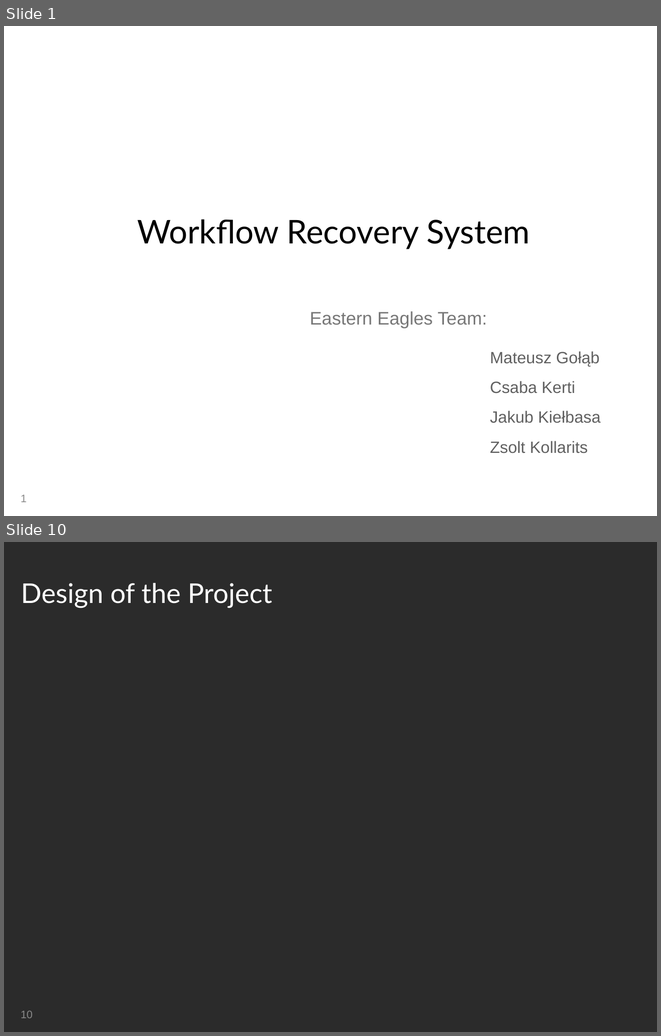
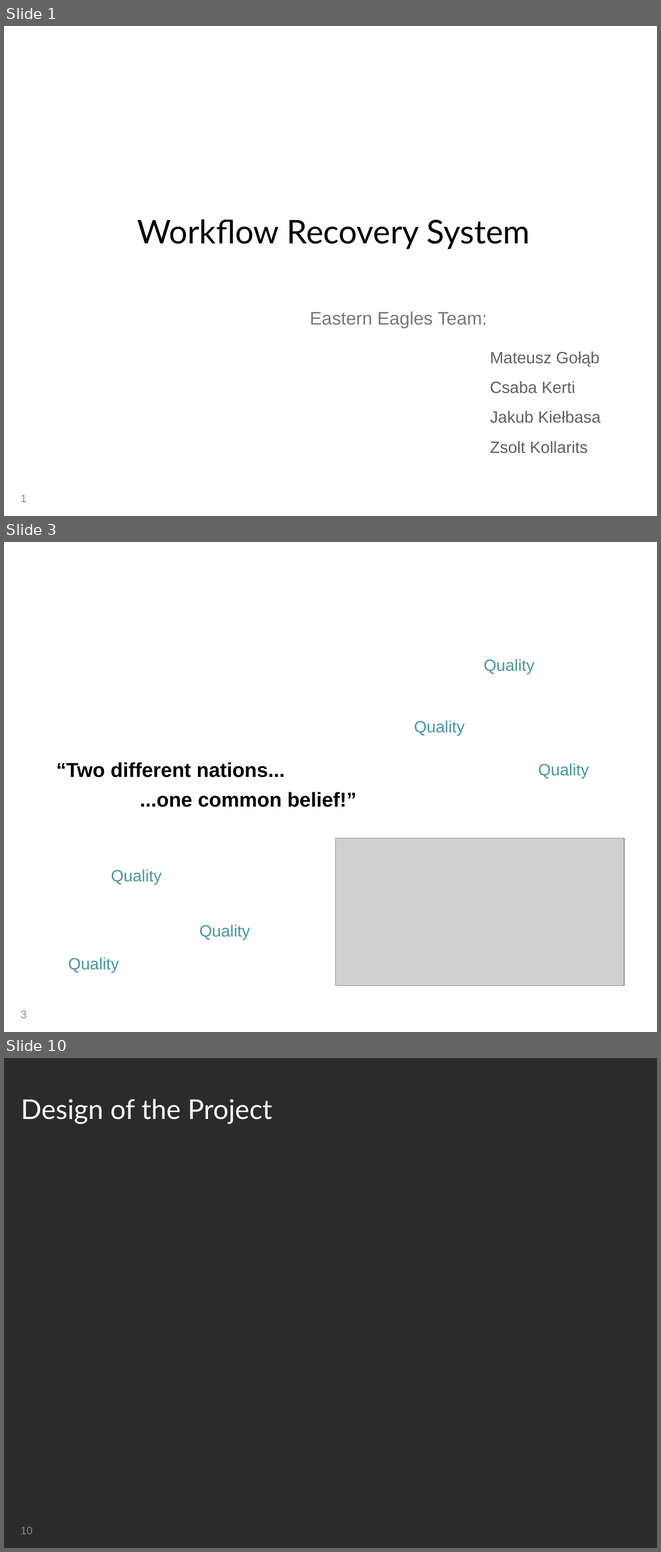
Before and after one commit to MissNanLankwtosh/mateuszgolabc, a slide deck: Presentation/Group Presentation - Kuba.ppt. Shown one above the other, each under a label of ours: slides 1 and 10 before the commit, slides 1, 3 and 10 after it; the slides between them are not shown. The pictures are 661x1036 and 661x1552 pixels, drawn with LibreOffice and Linux fonts; fonts in the diff are those of the drawing; grey boxes stand for pictures; background and template pictures are left out; a plain dark background stands for a picture behind light text. Boxes give left, top, right and bottom in pixels: in the first picture for what was removed or moved away, otherwise in the second. Text is boxed around its words. In the diff, an @@ line names an element or a change of style, - is before the commit and + after.

Commit message:
1. Presentation - part with requirements and managements.

```diff
--- a/Presentation/Group Presentation - Kuba.ppt
+++ b/Presentation/Group Presentation - Kuba.ppt
@@ slide 3 added at box(4, 542, 657, 1032), background picture (left out) @@
@@ title added at box(15, 551, 315, 633), 30 pt, text #FFFFFF @@
+Team Management
@@ text added at box(484, 659, 535, 673), 18 pt, text #4597A0 @@
+Quality
@@ text added at box(414, 720, 465, 735), 18 pt, text #4597A0 @@
+Quality
@@ text added at box(56, 762, 357, 807), 22.2 pt, text #000000, bold @@
+“Two different nations...
+...one common belief!”
@@ text added at box(538, 763, 589, 778), 18 pt, text #4597A0 @@
+Quality
@@ picture added at box(336, 838, 624, 986) @@
@@ text added at box(111, 869, 162, 884), 18 pt, text #4597A0 @@
+Quality
@@ text added at box(200, 924, 250, 940), 18 pt, text #4597A0 @@
+Quality
@@ text added at box(68, 957, 119, 972), 18 pt, text #4597A0 @@
+Quality
@@ page number added at box(20, 1011, 26, 1018), 12 pt, text #898989 @@
+3
```
Also in this commit, not shown: 4 slides changed, 3 other slides added, 4 slides removed, 6 other files.
